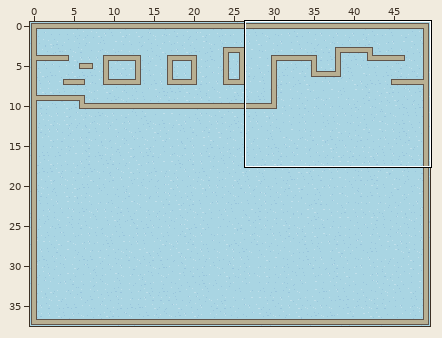
An edit to a level. Tiled map, res/new_basic_level.tmx. Above: a wide view before the commit, with the close-up outlined.
Close-up. Before the edit:
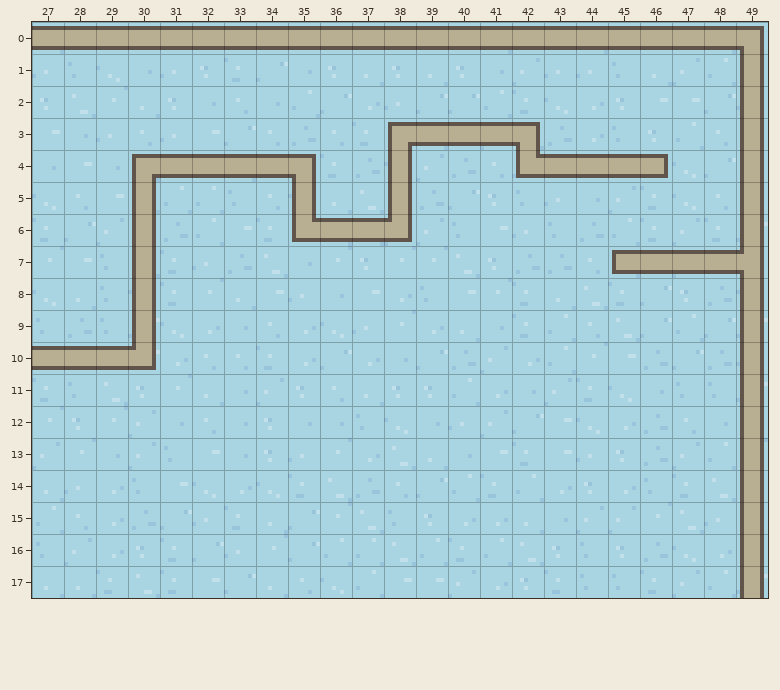
Cells are 8x8 px. Shown: x 27..49, y 0..17. The commit also changed other parts of the map, which this record leaves out.
And afterwards:
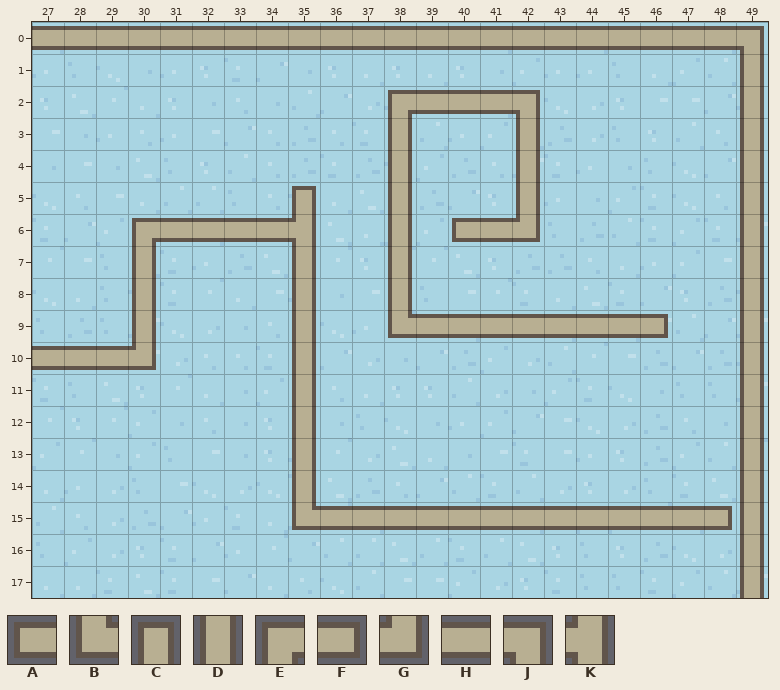
Key: from "small_basic_tiles": A 2, B 3, C 8, D 9, E 10, F 16, G 17, H 18, J 24, K 25.
_ is an empty cell.
Edits made:
Layer "walls":
Tile A is added in row 6 at x 40.
Tile B is added in row 9 at x 38; in row 15 at x 35.
Tile C replaces tile D in row 5 at x 35.
Tile D replaces tile B in row 4 at x 42.
Tile D replaces tile E in row 3 at x 38.
Tile D replaces tile G in row 6 at x 38.
Tile D replaces tile J in row 3 at x 42.
Tile D replaces tile K in row 7 at x 49.
Tile D is added in row 5 at x 42; in rows 7 to 8 at x 35 and 38; in rows 9 to 14 at x 35.
Tile E replaces tile D in row 6 at x 30.
Tile E is added in row 2 at x 38.
Tile F is added in row 9 at x 46; in row 15 at x 48.
Tile G is added in row 6 at x 42.
Tile H is added in row 2 at x 39 to 41; in row 6 at x 31 to 34 and 41; in row 9 at x 39 to 45; in row 15 at x 36 to 47.
Tile J is added in row 2 at x 42.
Tile K replaces tile B in row 6 at x 35.
Tile A is gone in row 7 at x 45.
Tile D is gone in row 5 at x 30.
Tile E is gone in row 4 at x 30.
Tile F is gone in row 4 at x 46.
Tile H is gone in row 3 at x 39 to 41; in row 4 at x 31 to 34 and 43 to 45; in row 6 at x 36 to 37; in row 7 at x 46 to 48.
Tile J is gone in row 4 at x 35.
Changed places in both close-ups, as pixel boxes (x1, y1, x2, y2):
changed: (132, 90, 744, 530)
